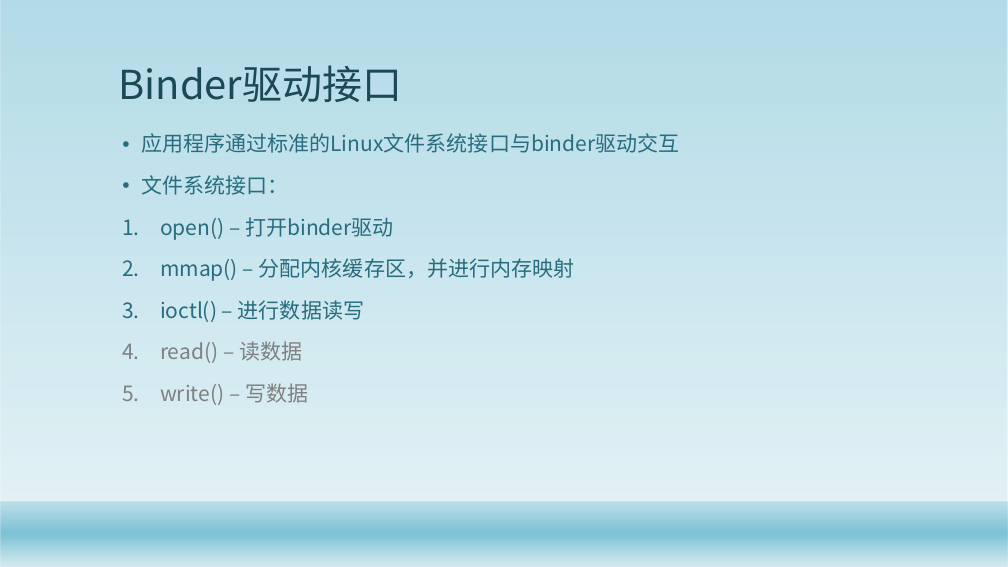
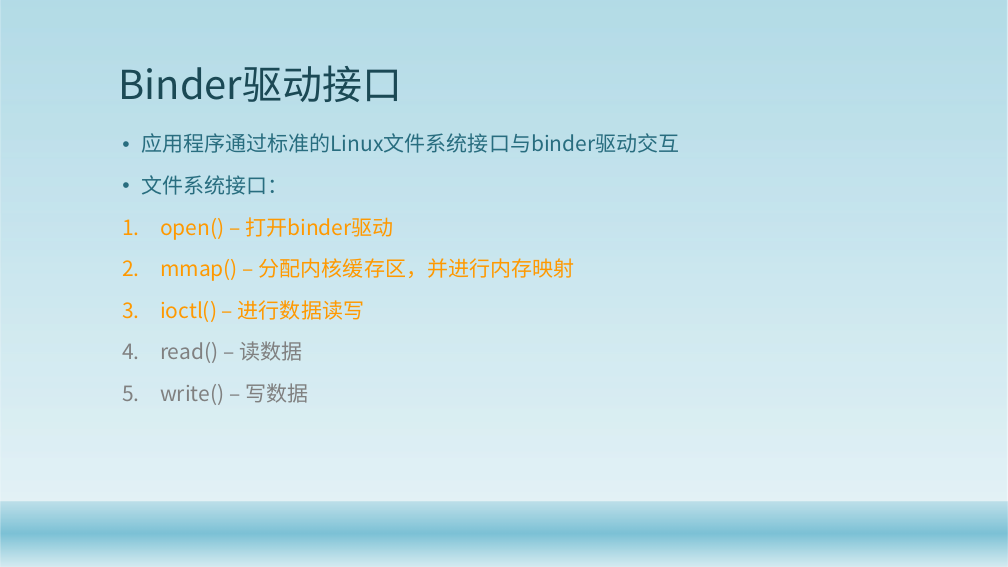
Before and after one commit to gaozhuo/binder-, a slide deck: slide 13 of 技术分享.pptx. Drawn at 1008x567 pixels with LibreOffice and Linux fonts; fonts in the diff are those of the drawing; background and template pictures are left out. Boxes give left, top, right and bottom in pixels: in the first picture for what was removed or moved away, otherwise in the second. Text is boxed around its words. In the diff, an @@ line names an element or a change of style, - is before the commit and + after.

```diff
--- a/技术分享.pptx
+++ b/技术分享.pptx
@@ text at (x1=160, y1=217, x2=574, y2=322): text colour #296D7F to #FF9900 in "open() – 打开binder驱动", "mmap() – 分配内核缓存区，并进行内存映射", "ioctl() – 进行数据读写" @@
```
Also in this commit, not shown: 1 other slide changed, 2 slides added, 1 other file.
